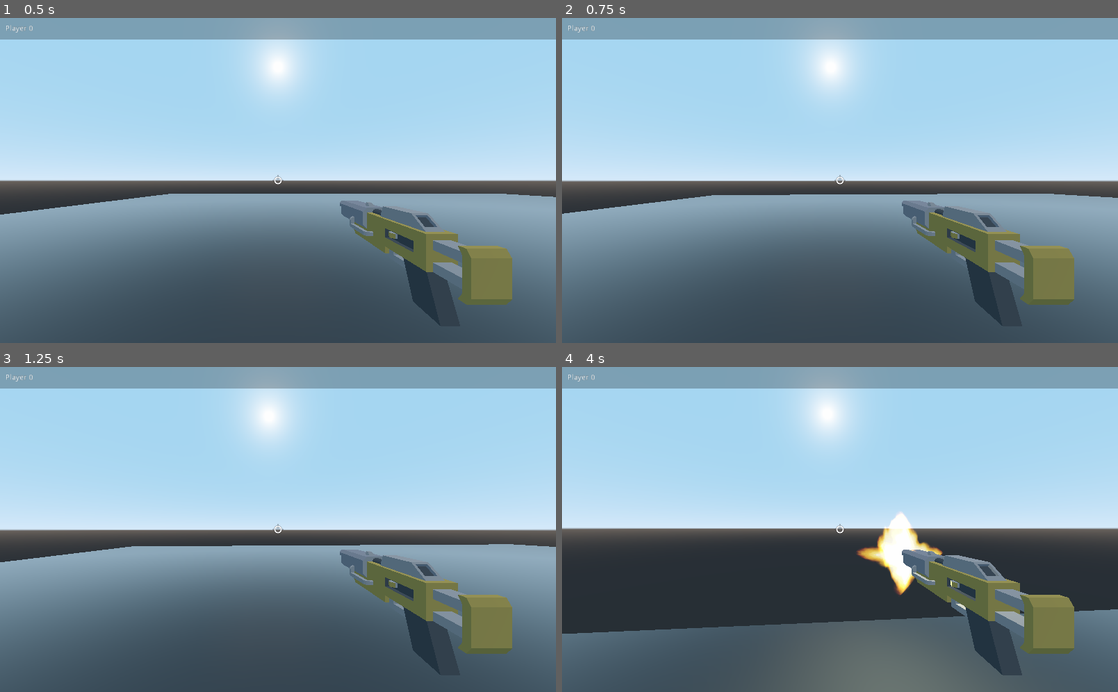
Above: before the commit, frames 1-4 (two rows, left to right).
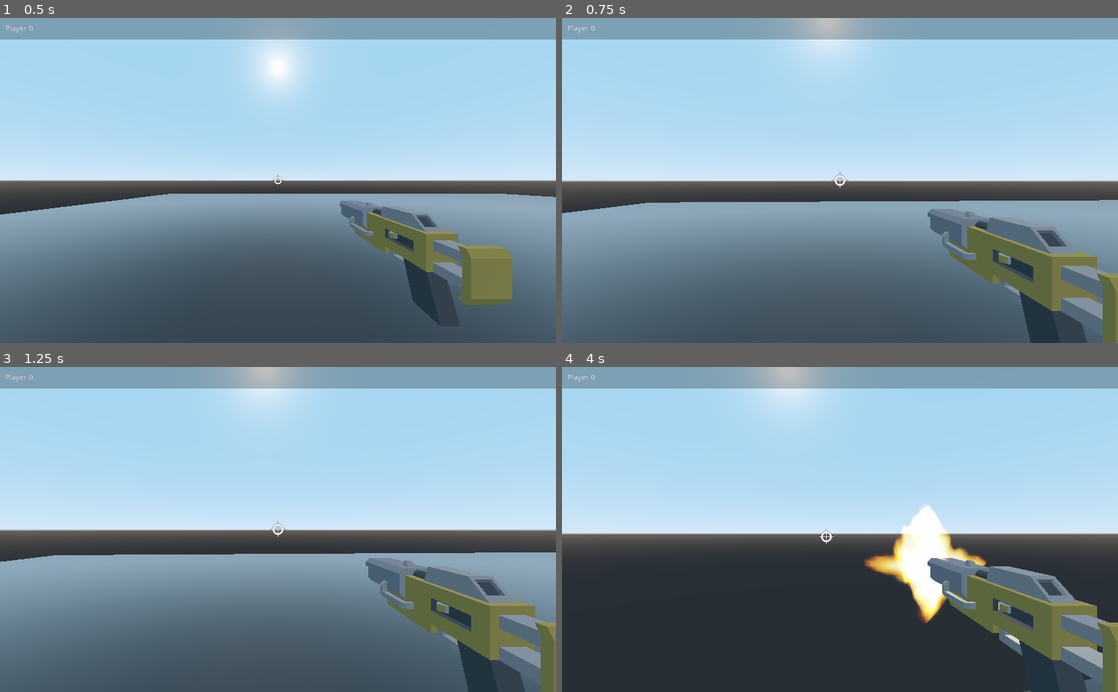
Above: after the commit, the same moments.

Repository: BL-MSCH-C220/Project-05-Demo
Game: Godot game, scene res://Game.tscn
The game is run twice, just before and just after one commit, with the same random seed, the same clock (stepped at 60 frames per second) and the same inputs.
Inputs (mouse positions are in pixels of both pictures, inside the frame that each line leads up to):
- Up to frame 1 (0.5 s): no input
- Up to frame 2 (0.75 s): tap Enter at 0.5 s; move the mouse to (867, 180) at 0.52 s; hold W (forward) from 0.53 s (still down); tap F (precision, bound only after the commit) at 0.6 s
- Up to frame 3 (1.25 s): keep holding W (forward)
- Up to frame 4 (4 s): keep holding W (forward); move the mouse to (812, 529) at 1.27 s; tap Space (shoot) at 1.35, 2 s; tap F (precision, bound only after the commit) at 1.55, 2.1, 2.85, 3.8 s; move the mouse to (851, 523) at 2.02 s; move the mouse to (834, 536) at 2.77 s; move the mouse to (878, 532) at 3.52 s; hold Space (shoot) from 3.53 s (still down)

Frame 1 is identical in both runs. In frame 2, 10% of the frame differs, in the area x 0-100%, y 0-100%; in frame 3, 11%; in frame 4, 30%.

Commit message:
Completes demonstration

Diff:
--- a/Player/Player.gd
+++ b/Player/Player.gd
@@ -7,13 +7,19 @@
 var gravity = -8.0
 var direction = Vector3()
 var mouse_sensitivity = 0.001
+var precision_sensitivity = 0.01
 var mouse_range = 1.2
 var velocity = Vector2.ZERO
+
+var precision = false
+var pivot_position = Vector3.ZERO
+var precision_range = 2.0
 
 
 func _ready():
 	Input.set_mouse_mode(Input.MOUSE_MODE_CAPTURED)
 	$Pivot/Camera.current = true
+	pivot_position = $Pivot.translation
 
 func _physics_process(_delta):
 	velocity = get_input()*speed
@@ -26,12 +32,31 @@
 
 	if Input.is_action_pressed("shoot"):
 		shoot()
+	if Input.is_action_just_pressed("precision"):
+		if precision == false:
+			precision = true
+			$Pivot/Camera.fov = 70
+		else:
+			precision = false
+			$Pivot/Camera.fov = 90
+			$Pivot.translation = pivot_position
+	if precision:
+		$Pivot.translation = lerp($Pivot.translation,pivot_position,0.1)
+		$Pivot.translation.z = -1
 
 func _input(event):
 	if event is InputEventMouseMotion:
-		$Pivot.rotate_x(-event.relative.y * mouse_sensitivity)
-		rotate_y(-event.relative.x * mouse_sensitivity)
-		$Pivot.rotation.x = clamp($Pivot.rotation.x, -mouse_range, mouse_range)
+		if not precision:
+			$Pivot.rotate_x(-event.relative.y * mouse_sensitivity)
+			rotate_y(-event.relative.x * mouse_sensitivity)
+			$Pivot.rotation.x = clamp($Pivot.rotation.x, -mouse_range, mouse_range)
+		else:
+			var new_pos = precision_sensitivity * Vector3(event.relative.x,-event.relative.y,0)
+			var new_translation = $Pivot.translation + new_pos
+			new_translation.x = clamp(new_translation.x,pivot_position.x-precision_range,pivot_position.x+precision_range)
+			new_translation.y = clamp(new_translation.y,pivot_position.y-precision_range,pivot_position.y+precision_range)
+			$Pivot.translation = new_translation
+			$Pivot/Camera/Crosshair.offset = Vector2(event.relative.x,-event.relative.y)
 
 func get_input():
 	var input_dir = Vector3.ZERO
--- a/project.godot
+++ b/project.godot
@@ -58,6 +58,11 @@
 "events": [ Object(InputEventKey,"resource_local_to_scene":false,"resource_name":"","device":0,"alt":false,"shift":false,"control":false,"meta":false,"command":false,"pressed":false,"scancode":16777217,"physical_scancode":0,"unicode":0,"echo":false,"script":null)
  ]
 }
+precision={
+"deadzone": 0.5,
+"events": [ Object(InputEventKey,"resource_local_to_scene":false,"resource_name":"","device":0,"alt":false,"shift":false,"control":false,"meta":false,"command":false,"pressed":false,"scancode":70,"physical_scancode":0,"unicode":0,"echo":false,"script":null)
+ ]
+}
 
 [rendering]
 
